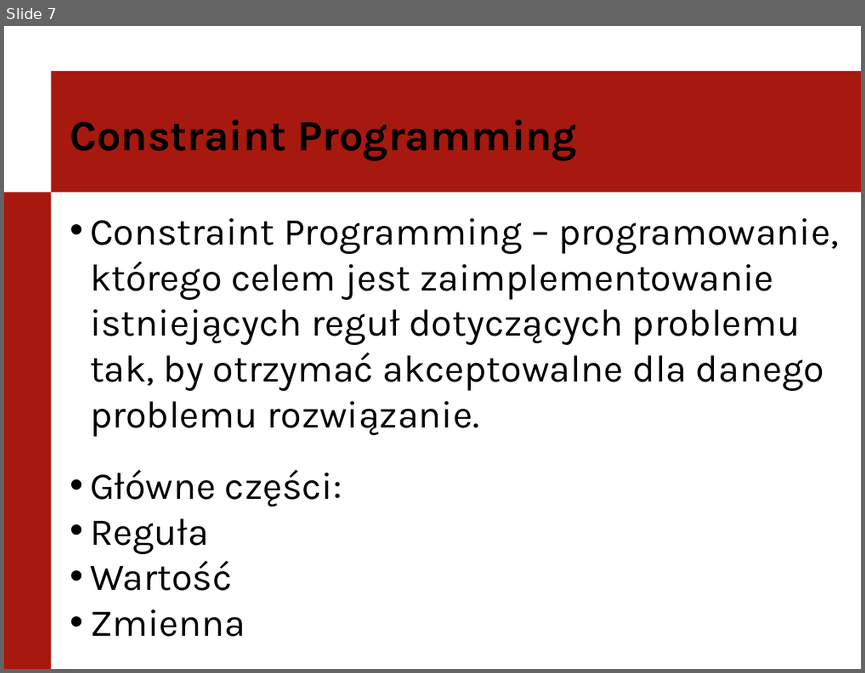
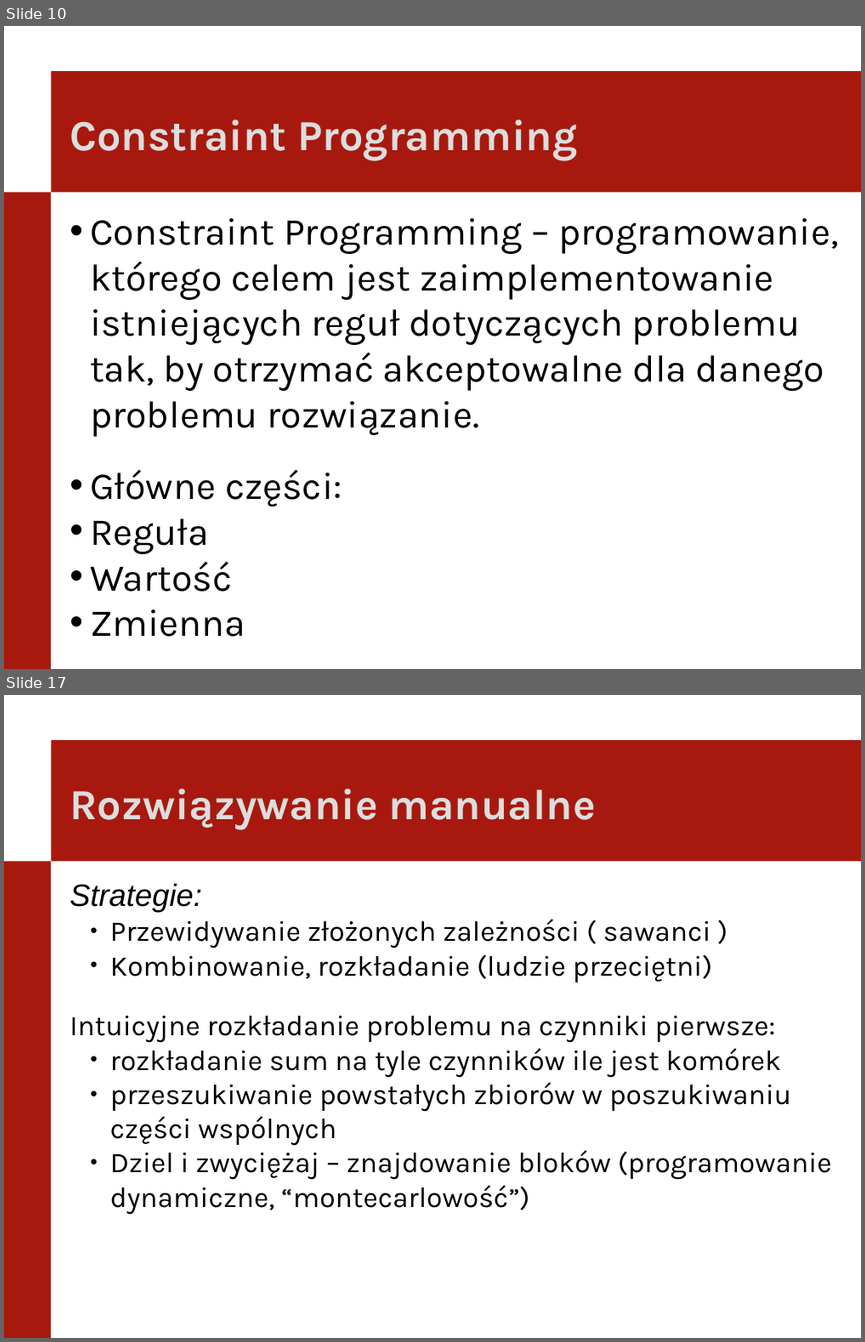
Before and after one commit to itomi/kakuro, a slide deck: Documentation/PierwszaPrezentacja.pptx. Shown one above the other, each under a label of ours: slide 7 before the commit, slides 10 and 17 after it; the slides between them are not shown. The pictures are 865x673 and 865x1342 pixels, drawn with LibreOffice and Linux fonts; fonts in the diff are those of the drawing; background and template pictures are left out. Boxes give left, top, right and bottom in pixels: in the first picture for what was removed or moved away, otherwise in the second. Text is boxed around its words. In the diff, an @@ line names an element or a change of style, - is before the commit and + after.

```diff
--- a/Documentation/PierwszaPrezentacja.pptx
+++ b/Documentation/PierwszaPrezentacja.pptx
@@ slide 17 added at box(4, 695, 861, 1338), background #FFFFFF; not listed: 2 template elements that a slide beside it also shows @@
@@ text added at box(69, 789, 596, 830), 36 pt, text #DDDDDD, bold @@
+Rozwiązywanie manualne
@@ text added at box(69, 883, 832, 1214), 24 pt, text #000000 @@
+Strategie:
+  ● Przewidywanie złożonych zależności ( sawanci )
+  ● Kombinowanie, rozkładanie (ludzie przeciętni)
+Intuicyjne rozkładanie problemu na czynniki pierwsze:
+  ● rozkładanie sum na tyle czynników ile jest komórek
+  ● przeszukiwanie powstałych zbiorów w poszukiwaniu części wspólnych
+  ● Dziel i zwyciężaj – znajdowanie bloków (programowanie dynamiczne, “montecarlowość”)
@@ what was slide 7 is now slide 10 @@
@@ slide 10 changed as well @@
@@ text "Constraint Programming" at box(69, 120, 577, 161): text colour #000000 to #DDDDDD @@
```
Also in this commit, not shown: 8 other slides changed, 12 other slides added, 1 other file.
